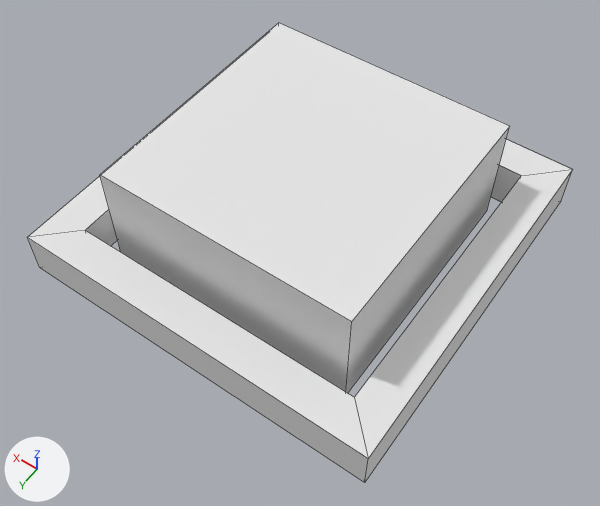
An edit to the Blender file button.blend, drawn before and after from the same camera.
Both versions are drawn from a 50 mm lens placed at (-1.61, -0.09, 3.45), pointed at (-0.1, -2.2, 0.13). Arrows for +X, +Y and +Z are at lower left; the lights stay in place. Mesh edges are drawn as thin lines.

Script lines for the objects in view, before the commit:
```python
me_cube_001 = bpy.data.meshes.new('Cube.001')
me_cube_001.from_pydata(...)  # 24 vertices, 6 faces; spans x -0.7..0.7, y -0.7..0.7, z -0.125..0.5
me_cube_001.materials.append(mat_glowing)  # white #e7e7e7
me_cube_002 = bpy.data.meshes.new('Cube.002')
me_cube_002.from_pydata(...)  # 64 vertices, 16 faces; spans x -1.0..1.0, y -1.0..1.0, z -0.12..0.12
me_cube_002.materials.append(mat_border)  # white #e7e7e7
ob_cube_000 = bpy.data.objects.new('Cube.000', me_cube_002)
ob_cube_000.location = (0.0, -2.416, 0.125)
ob_cube_001 = bpy.data.objects.new('Cube.001', me_cube_001)
ob_cube_001.location = (0.0, -2.416, 0.125)
```
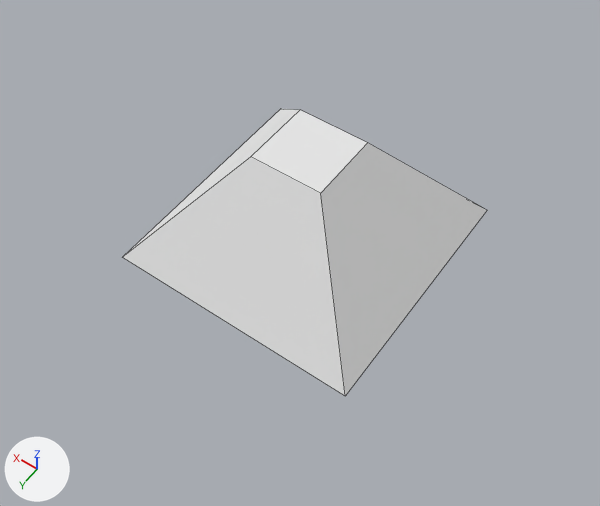
What the commit changed:
me_cube_001 has 24 vertices, 6 faces and spans x -0.7..0.7, y -0.7..0.7, z -0.125..0.5.
me_cube_001 is used by ob_cube_001; location (0.0, -2.416, 0.125).
me_cube_001 part 1: all 12 vertices in x -0.7..0.7, y -0.7..0.7, z 0.5 are scaled about their middle by (0.286, 0.286, 1).
Object 'Cube.000' (ob_cube_000) is deleted.

Where the change shows, as pixel boxes [x1, y1, x2, y2] in the pictures (600 x 506 px):
'Cube.001', reshaped (11% narrower, 22% shorter)
    before: [100, 23, 510, 393]
    after: [123, 109, 487, 396]
'Cube.000', deleted
    before: [27, 139, 573, 483]
